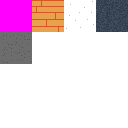
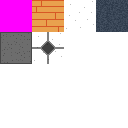
Layered file, before and after one edit (128 x 128). Changes by layer:
added group "linoleum tile" with 3 layers above "concrete slab" over [32, 32, 64, 64]
added layer "center" (multiply) in group "linoleum tile" over [42, 42, 54, 54]
added layer "grooves" (multiply) in group "linoleum tile" over [32, 32, 64, 64]
added layer "linoleum" (1st of 2, in "linoleum tile") in group "linoleum tile" over [32, 32, 64, 64]
renamed "concrete" to "concrete slab", painted on it over [0, 32, 32, 64]
